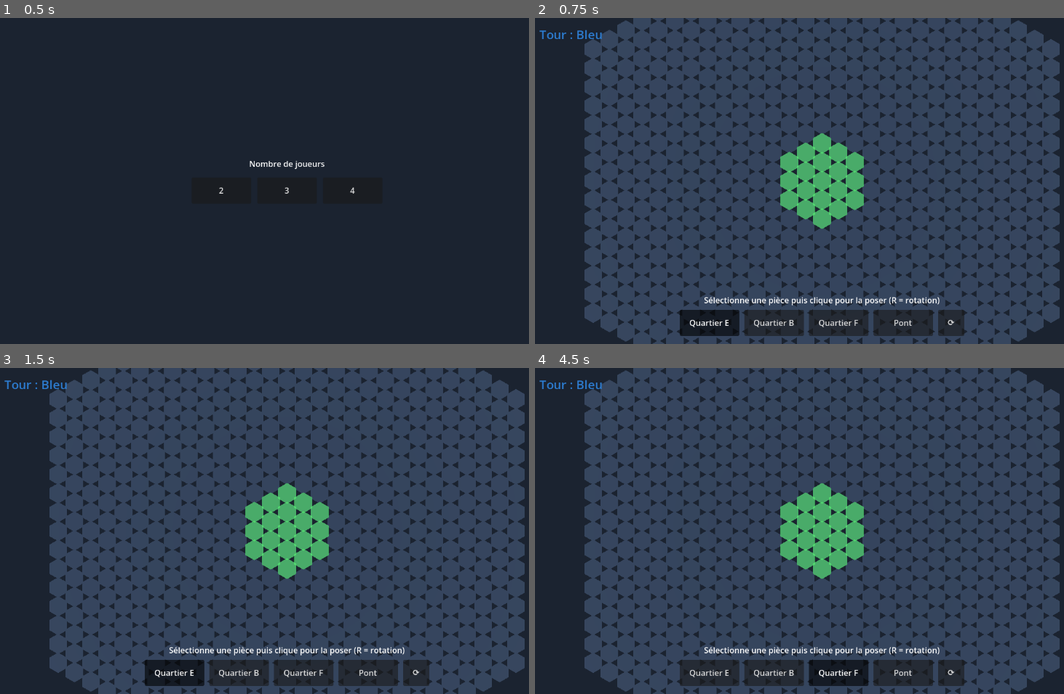
Above: before the commit, frames 1-4 (two rows, left to right).
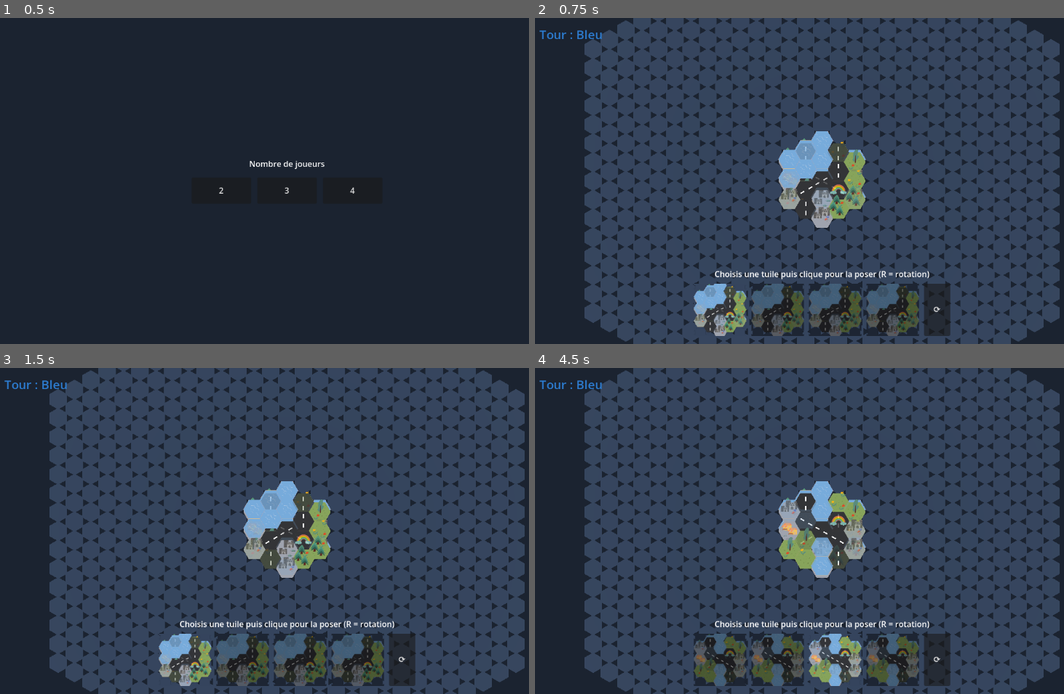
Above: after the commit, the same moments.

Repository: yoann-shopopop/shopopop-express
Game: Godot game, scene res://scenes/main.tscn
The game is run twice, just before and just after one commit, with the same random seed, the same clock (stepped at 60 frames per second) and the same inputs.
Inputs (mouse positions are in pixels of both pictures, inside the frame that each line leads up to):
- Up to frame 1 (0.5 s): no input
- Up to frame 2 (0.75 s): click "2" at 0.5 s
- Up to frame 3 (1.5 s): click (174, 674) at 1.25 s, where only the run before the commit has a clickable "Quartier E"
- Up to frame 4 (4.5 s): click (720, 661) at 2.02 s; click (773, 674) at 2.75 s, where only the run before the commit has a clickable "Quartier B"; click (778, 661) at 3.52 s; click (836, 674) at 4.25 s, where only the run before the commit has a clickable "Quartier F"

Frame 1 is identical in both runs. In frame 2, 9.5% of the frame differs, in the area x 27-82%, y 34-98%; in frame 3, 9.5%; in frame 4, 9.9%.

Commit message:
feat(ui,view): previews de tuiles réelles + fantôme texturé
Extrait TileSprite (fabrique de tuile texturée partagée). Le fantôme affiche
désormais le bloc avec ses vraies textures (routes visibles), teinté rouge si
invalide. La barre du bas remplace les boutons texte par des previews réelles
des tuiles disponibles (SubViewport via TilePreview), sélection par
surbrillance. HexGridView réutilise TileSprite.

Co-Authored-By: Claude Opus 4.8 <noreply@anthropic.com>

Diff:
--- a/src/ui/placement_ui.gd
+++ b/src/ui/placement_ui.gd
@@ -10,14 +10,19 @@
 
 const BUTTON_MIN := Vector2(118, 52)
 
+const PREVIEW_SIZE := Vector2(104, 104)
+
 var _start_panel: Control
 var _game_panel: Control
 var _turn_label: Label
 var _pieces_bar: HBoxContainer
 var _status_label: Label
+var _vp_host: Node  # offscreen holder for the preview SubViewports
 
 
 func _ready() -> void:
+	_vp_host = Node.new()
+	add_child(_vp_host)
 	_build_start_panel()
 	_build_game_panel()
 	_game_panel.hide()
@@ -96,20 +101,24 @@
 	bottom.add_child(_pieces_bar)
 
 
-## Refreshes the bar for [param player]'s turn: colored label + a button per remaining piece + rotate.
+## Refreshes the bar for [param player]'s turn: colored label + a tile preview per remaining piece.
 func set_current_player(player: Player) -> void:
 	_turn_label.text = "Tour : %s" % PlayerColor.name_of(player.color)
 	_turn_label.add_theme_color_override("font_color", PlayerColor.to_color(player.color))
-	_status_label.text = "Sélectionne une pièce puis clique pour la poser (R = rotation)"
+	_status_label.text = "Choisis une tuile puis clique pour la poser (R = rotation)"
 
 	for child in _pieces_bar.get_children():
 		child.queue_free()
+	for child in _vp_host.get_children():
+		child.queue_free()
+
 	for i in player.pieces.size():
-		var button := Button.new()
-		button.text = player.pieces[i].display_name
-		button.custom_minimum_size = BUTTON_MIN
-		button.toggle_mode = true
-		button.button_pressed = (i == 0)
+		var button := TextureButton.new()
+		button.texture_normal = TilePreview.build(player.pieces[i], _vp_host)
+		button.ignore_texture_size = true
+		button.stretch_mode = TextureButton.STRETCH_KEEP_ASPECT_CENTERED
+		button.custom_minimum_size = PREVIEW_SIZE
+		button.modulate = Color.WHITE if i == 0 else Color(0.55, 0.55, 0.55)
 		button.pressed.connect(_on_piece_pressed.bind(i))
 		_pieces_bar.add_child(button)
 
@@ -131,6 +140,6 @@
 func _on_piece_pressed(index: int) -> void:
 	for i in _pieces_bar.get_child_count():
 		var child := _pieces_bar.get_child(i)
-		if child is Button and child.toggle_mode:
-			child.button_pressed = (i == index)
+		if child is TextureButton:
+			child.modulate = Color.WHITE if i == index else Color(0.55, 0.55, 0.55)
 	piece_selected.emit(index)
--- a/src/view/block_ghost.gd
+++ b/src/view/block_ghost.gd
@@ -1,57 +1,41 @@
 class_name BlockGhost
 extends Node3D
-## A translucent preview of the block about to be placed, snapped to the hovered cell and
-## tinted green/red depending on whether the move is legal. Driven entirely by the controller.
+## A hovering preview of the block to place, drawn with the real tile textures (so roads are
+## visible), tinted red when the placement is illegal. Driven by the controller.
 
-const TILE_YAW: float = 0.0  # mesh is already pointy-top; see HexGridView.TILE_YAW
-const HOVER_Y: float = GameConfig.TILE_HEIGHT + 0.05
+const HOVER_Y := 0.6
+const TINT_VALID := Color(1, 1, 1, 0.8)
+const TINT_INVALID := Color(1.0, 0.35, 0.35, 0.85)
 
-var _mm_instance: MultiMeshInstance3D
 var _block: BlockDefinition
 var _rotation: int = 0
 var _anchor: Vector2i = Vector2i.ZERO
 var _valid: bool = true
 
 
-func _ready() -> void:
-	_mm_instance = MultiMeshInstance3D.new()
-	var mm := MultiMesh.new()
-	mm.transform_format = MultiMesh.TRANSFORM_3D
-	mm.use_colors = true
-	mm.mesh = HexMeshFactory.create_tile(GameConfig.HEX_SIZE * 0.96, GameConfig.TILE_HEIGHT)
-	_mm_instance.multimesh = mm
-	var mat := StandardMaterial3D.new()
-	mat.vertex_color_use_as_albedo = true
-	mat.transparency = BaseMaterial3D.TRANSPARENCY_ALPHA
-	mat.shading_mode = BaseMaterial3D.SHADING_MODE_UNSHADED
-	_mm_instance.material_override = mat
-	add_child(_mm_instance)
-
-
-## Sets which block is previewed (re-sizes the instance pool).
 func set_block(block: BlockDefinition) -> void:
 	_block = block
-	_mm_instance.multimesh.instance_count = _block.cells.size() if _block != null else 0
-	_refresh()
+	_rebuild()
 
 
 func set_rotation_steps(steps: int) -> void:
 	_rotation = steps
-	_refresh()
+	_rebuild()
 
 
 func set_anchor(cell: Vector2i) -> void:
 	if cell == _anchor:
 		return
 	_anchor = cell
-	_refresh()
+	_rebuild()
 
 
 func set_valid(valid: bool) -> void:
-	if valid == _valid and visible:
-		return
 	_valid = valid
-	_refresh()
+	var tint := _tint()
+	for child in get_children():
+		if child is Sprite3D:
+			child.modulate = tint
 
 
 func current_anchor() -> Vector2i:
@@ -62,13 +46,20 @@
 	return _rotation
 
 
-func _refresh() -> void:
+func _tint() -> Color:
+	return TINT_VALID if _valid else TINT_INVALID
+
+
+func _rebuild() -> void:
+	for child in get_children():
+		child.queue_free()
+	position.y = HOVER_Y
 	if _block == null:
 		return
-	var color := GameConfig.GHOST_VALID if _valid else GameConfig.GHOST_INVALID
-	var cells := _block.get_cells(_anchor, _rotation)
-	for i in cells.size():
-		var pos := HexUtils.axial_to_world(cells[i], GameConfig.HEX_SIZE)
-		pos.y = HOVER_Y
-		_mm_instance.multimesh.set_instance_transform(i, Transform3D(Basis(Vector3.UP, TILE_YAW), pos))
-		_mm_instance.multimesh.set_instance_color(i, color)
+	var typed := _block.get_typed_cells(_anchor, _rotation)
+	var road_cells := TileSprite.road_cells_of(typed)
+	var tint := _tint()
+	for tc in typed:
+		var sprite := TileSprite.make(tc["cell"], tc["type"], road_cells, GameConfig.HEX_SIZE)
+		sprite.modulate = tint
+		add_child(sprite)
--- a/src/view/hex_grid_view.gd
+++ b/src/view/hex_grid_view.gd
@@ -1,20 +1,8 @@
 class_name HexGridView
 extends Node3D
 ## Renders the board with the real tile artwork: a faint lattice, one textured Sprite3D per cell
-## (random variant; roads oriented via RoadTiling), a player-colored perimeter outline per piece,
-## and the start-point (spawn) / pawn markers. Reads a [Board] + [Player] list, redraws on changes.
-##
-## Tiles lie flat on XZ; their 388px base aligns to the hexagon while taller artwork overflows north
-## and overlaps the cell above. South tiles draw in front (slight +Y by world z) so the overflow
-## occludes correctly.
-
-const TEX_W := 450.0
-const TEX_H := 500.0
-const BASE_PX := 388.0
-const PIXEL_SIZE := (2.0 * GameConfig.HEX_SIZE) / TEX_W
-const OFFSET_Y_PX := (TEX_H - BASE_PX) / 2.0   # shift so the base region centers on the hex
-const SORT_K := 0.01                           # south-over-north depth nudge
-const FLAT := Basis(Vector3(1, 0, 0), -PI / 2.0)  # lay a sprite onto the ground, texture-up = north
+## (via [TileSprite]), a player-colored perimeter outline per piece, and the start-point (spawn) /
+## pawn markers. Reads a [Board] + [Player] list, redraws on [signal Board.changed].
 
 var _board: Board
 var _players: Array[Player] = []
@@ -38,65 +26,15 @@
 	_refresh()
 
 
-# --- Tiles -------------------------------------------------------------------
-
 func _refresh() -> void:
 	for child in _tiles_root.get_children():
 		child.queue_free()
 	for piece in _board.pieces():
-		var road_cells := _road_cells_of(piece)
+		var road_cells := TileSprite.road_cells_of(piece.typed_cells)
 		for tc in piece.typed_cells:
-			_tiles_root.add_child(_make_tile(tc["cell"], tc["type"], road_cells))
+			_tiles_root.add_child(TileSprite.make(tc["cell"], tc["type"], road_cells, GameConfig.HEX_SIZE))
 	_refresh_outlines()
 	_refresh_markers()
-
-
-func _make_tile(cell: Vector2i, type: int, road_cells: Dictionary) -> Sprite3D:
-	var sprite := Sprite3D.new()
-	sprite.pixel_size = PIXEL_SIZE
-	sprite.offset = Vector2(0, OFFSET_Y_PX)
-	sprite.shaded = false
-	sprite.transparent = true
-	sprite.texture_filter = BaseMaterial3D.TEXTURE_FILTER_LINEAR_WITH_MIPMAPS
-
-	var yaw := 0.0
-	if type == CellType.Kind.ROUTE:
-		var meta := RoadTiling.classify(_road_dirs(cell, road_cells))
-		sprite.texture = TileTextures.road(meta["variant"])
-		sprite.flip_h = meta["flip"]
-		yaw = float(meta["steps"]) * PI / 3.0
-	else:
-		var variants := TileTextures.variants(type)
-		sprite.texture = variants[_variant_of(cell, variants.size())]
-
-	var pos := HexUtils.axial_to_world(cell, GameConfig.HEX_SIZE)
-	pos.y = pos.z * SORT_K
-	sprite.transform = Transform3D(Basis(Vector3.UP, yaw) * FLAT, pos)
-	return sprite
-
-
-# Set of a piece's road cells, for in-piece connectivity.
-func _road_cells_of(piece: PlacedPiece) -> Dictionary:
-	var set := {}
-	for tc in piece.typed_cells:
-		if tc["type"] == CellType.Kind.ROUTE:
-			set[tc["cell"]] = true
-	return set
-
-
-# Directions (0..5) in which [param cell]'s in-piece road continues.
-func _road_dirs(cell: Vector2i, road_cells: Dictionary) -> Array[int]:
-	var dirs: Array[int] = []
-	for d in 6:
-		if road_cells.has(cell + HexUtils.DIRECTIONS[d]):
-			dirs.append(d)
-	return dirs
-
-
-func _variant_of(cell: Vector2i, count: int) -> int:
-	if count <= 1:
-		return 0
-	return absi(cell.x * 73856093 ^ cell.y * 19349663) % count
 
 
 # --- Lattice & outlines ------------------------------------------------------
@@ -120,7 +58,6 @@
 	mm.instance_count = cells.size()
 	for i in cells.size():
 		var pos := HexUtils.axial_to_world(cells[i], GameConfig.HEX_SIZE)
-		pos.y = -0.02
 		pos.y = -1.0  # well below the tiles so it never occludes them
 		mm.set_instance_transform(i, Transform3D(Basis.IDENTITY, pos))
 		mm.set_instance_color(i, GameConfig.LATTICE_COLOR)
@@ -187,13 +124,13 @@
 func _make_spawn_sprite(cell: Vector2i) -> Sprite3D:
 	var sprite := Sprite3D.new()
 	sprite.texture = TileTextures.spawn()
-	sprite.pixel_size = PIXEL_SIZE
-	sprite.offset = Vector2(0, OFFSET_Y_PX)
+	sprite.pixel_size = (2.0 * GameConfig.HEX_SIZE) / TileSprite.TEX_W
+	sprite.offset = Vector2(0, TileSprite.OFFSET_Y_PX)
 	sprite.shaded = false
 	sprite.transparent = true
 	var pos := HexUtils.axial_to_world(cell, GameConfig.HEX_SIZE)
-	pos.y = 0.3   # above all tiles so the entity stays visible
-	sprite.transform = Transform3D(FLAT, pos)
+	pos.y = 0.3  # above all tiles so the entity stays visible
+	sprite.transform = Transform3D(TileSprite.FLAT, pos)
 	return sprite
 
 
@@ -210,6 +147,6 @@
 	mat.shading_mode = BaseMaterial3D.SHADING_MODE_UNSHADED
 	inst.material_override = mat
 	var pos := HexUtils.axial_to_world(cell, GameConfig.HEX_SIZE)
-	pos.y = 0.3
+	pos.y = 0.45
 	inst.position = pos
 	return inst
--- /dev/null
+++ b/src/view/tile_preview.gd
@@ -0,0 +1,31 @@
+class_name TilePreview
+extends RefCounted
+## Renders a block to a small texture for the UI: a transparent SubViewport with a top-down ortho
+## camera and the block's real tiles. The SubViewport is parented to [param host] (must be in the
+## scene tree) and its [ViewportTexture] is returned.
+
+const SIZE := 128
+const CAM_SIZE := 8.0
+
+
+static func build(block: BlockDefinition, host: Node) -> ViewportTexture:
+	var vp := SubViewport.new()
+	vp.size = Vector2i(SIZE, SIZE)
+	vp.transparent_bg = true
+	vp.render_target_update_mode = SubViewport.UPDATE_ALWAYS
+	host.add_child(vp)
+
+	var cam := Camera3D.new()
+	cam.projection = Camera3D.PROJECTION_ORTHOGONAL
+	cam.size = CAM_SIZE
+	cam.position = Vector3(0, 10, 0)
+	cam.rotation_degrees = Vector3(-90, 0, 0)
+	cam.current = true
+	vp.add_child(cam)
+
+	var typed := block.get_typed_cells(Vector2i.ZERO, 0)
+	var road_cells := TileSprite.road_cells_of(typed)
+	for tc in typed:
+		vp.add_child(TileSprite.make(tc["cell"], tc["type"], road_cells, 1.0))
+
+	return vp.get_texture()
--- /dev/null
+++ b/src/view/tile_sprite.gd
@@ -0,0 +1,61 @@
+class_name TileSprite
+extends RefCounted
+## Builds a single textured cell as a flat Sprite3D: base 388px aligned to the hexagon, taller art
+## overflowing north, roads oriented via RoadTiling. Shared by the board view, the ghost and the
+## UI previews so they all look identical.
+
+const TEX_W := 450.0
+const TEX_H := 500.0
+const BASE_PX := 388.0
+const OFFSET_Y_PX := (TEX_H - BASE_PX) / 2.0      # center the base region on the hex
+const SORT_K := 0.01                              # south-over-north depth nudge
+const FLAT := Basis(Vector3(1, 0, 0), -PI / 2.0)  # lay flat, texture-up = north
+
+
+## A textured sprite for [param cell] of [param type]. [param road_cells] is the set (Dictionary
+## keyed by Vector2i) of road cells in the same piece, used to orient roads.
+static func make(cell: Vector2i, type: int, road_cells: Dictionary, size: float) -> Sprite3D:
+	var sprite := Sprite3D.new()
+	sprite.pixel_size = (2.0 * size) / TEX_W
+	sprite.offset = Vector2(0, OFFSET_Y_PX)
+	sprite.shaded = false
+	sprite.transparent = true
+	sprite.texture_filter = BaseMaterial3D.TEXTURE_FILTER_LINEAR_WITH_MIPMAPS
+
+	var yaw := 0.0
+	if type == CellType.Kind.ROUTE:
+		var meta := RoadTiling.classify(_road_dirs(cell, road_cells))
+		sprite.texture = TileTextures.road(meta["variant"])
+		sprite.flip_h = meta["flip"]
+		yaw = float(meta["steps"]) * PI / 3.0
+	else:
+		var variants := TileTextures.variants(type)
+		sprite.texture = variants[_variant_of(cell, variants.size())]
+
+	var pos := HexUtils.axial_to_world(cell, size)
+	pos.y = pos.z * SORT_K
+	sprite.transform = Transform3D(Basis(Vector3.UP, yaw) * FLAT, pos)
+	return sprite
+
+
+## Road cells (set) of a piece from its typed cells, for connectivity.
+static func road_cells_of(typed_cells: Array) -> Dictionary:
+	var set := {}
+	for tc in typed_cells:
+		if tc["type"] == CellType.Kind.ROUTE:
+			set[tc["cell"]] = true
+	return set
+
+
+static func _road_dirs(cell: Vector2i, road_cells: Dictionary) -> Array[int]:
+	var dirs: Array[int] = []
+	for d in 6:
+		if road_cells.has(cell + HexUtils.DIRECTIONS[d]):
+			dirs.append(d)
+	return dirs
+
+
+static func _variant_of(cell: Vector2i, count: int) -> int:
+	if count <= 1:
+		return 0
+	return absi(cell.x * 73856093 ^ cell.y * 19349663) % count
Not shown, added: src/view/tile_preview.gd.uid
Not shown, added: src/view/tile_sprite.gd.uid
